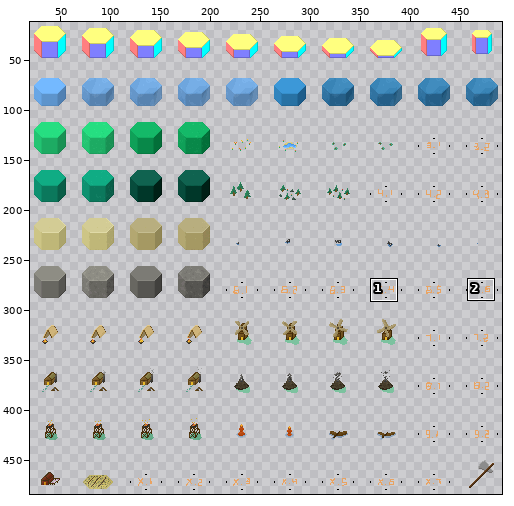
Sprite sheet -- assets/tiles/tiles.png. The picture above shows the old version from afar; the outline marks the close-up.
Close-up. The starting point:
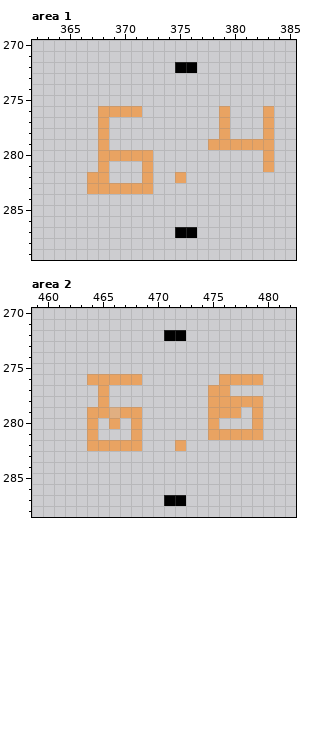
The file is 512x512 pixels. Pixels under 10% opacity are left out. Colours within 5 levels of each other are drawn and written as one. Shown: area 1: x 362..385, y 270..289; area 2: x 459..482, y 270..288. The wide view leaves out empty margins. The commit also changed other parts of the picture, which this record leaves out.
The same view after the edit:
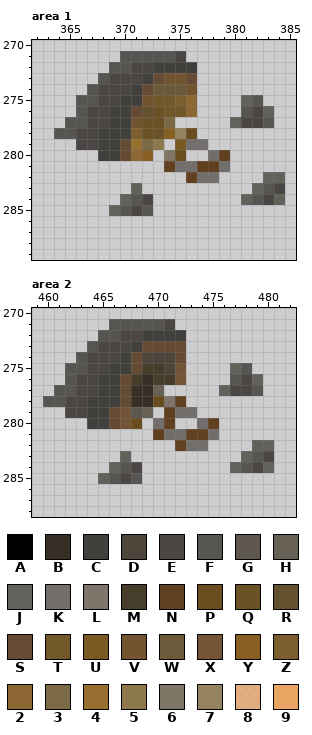
Palette (. is transparent): A #000000  B #372f25  C #41403d  D #4e453a  E #4a4644  F #565551  G #5d574d  H #666055  J #62615b  K #726e6c  L #7f756a  M #463d2b  N #60401e  P #6a4d1e  Q #6a5226  R #64522e  S #654a34  T #725728  U #7a5922  V #735431  W #6b5b3b  X #735437  Y #875f23  Z #7d5f2e  2 #8c6733  3 #7c6a45  4 #976f30  5 #8c784c  6 #7f7564  7 #95825e  8 #e9a362b6  9 #e9a362
What changed:
Changed rows in their new state; - is an unchanged pixel.
Area 1:
first column x 364:
271 ------FFFFFE---------
272 -----FFEECCCC--------
273 ----FEEECSVVS--------
274 ---FEEECSWWWV--------
275 --FFEECCVTTZ2----JF--
276 --FEECCSRQTT2--.-FEJ-
277 -FFEECCVQQ3----.JEEF-
278 FFEECCCZQQY7P--.---.-
279 --EECCS435-UKK......-
280 ----CCS2Y-6P--KN---.-
281 ----.---.-NKKNNK---.-
282 ---..---.--.NKK----JJ
283 ---....J.---------JFE
284 ------JFE--------JFEJ
285 -----JFEF------------
287 -----------..--------
Area 2:
first column x 460:
271 ------FFFFFE---------
272 -----FFEECCCC--------
273 ----FEEECSSSS--------
274 ---FEEECSDDDS--------
275 --FFEECCSMMDX----JF--
276 --FEECCSMBMMX---.FEJ-
277 -FFEECCSBBH----.JEEF-
278 FFEECCCSBBPLN--.....-
279 --EECCSXGH-NKK-...-.-
280 ----CCSXP-KN--KN---.-
281 ----.---.-NKKNNK....-
282 ----.....---NKK----JJ
283 -------J----------JFE
284 ------JFE--------JFEJ
285 -----JFEF------------
287 -----------..--------
Pixel boxes of the changes (left, top, right, bottom) in both close-ups:
changed: (54, 51, 285, 238)
changed: (43, 319, 274, 506)
